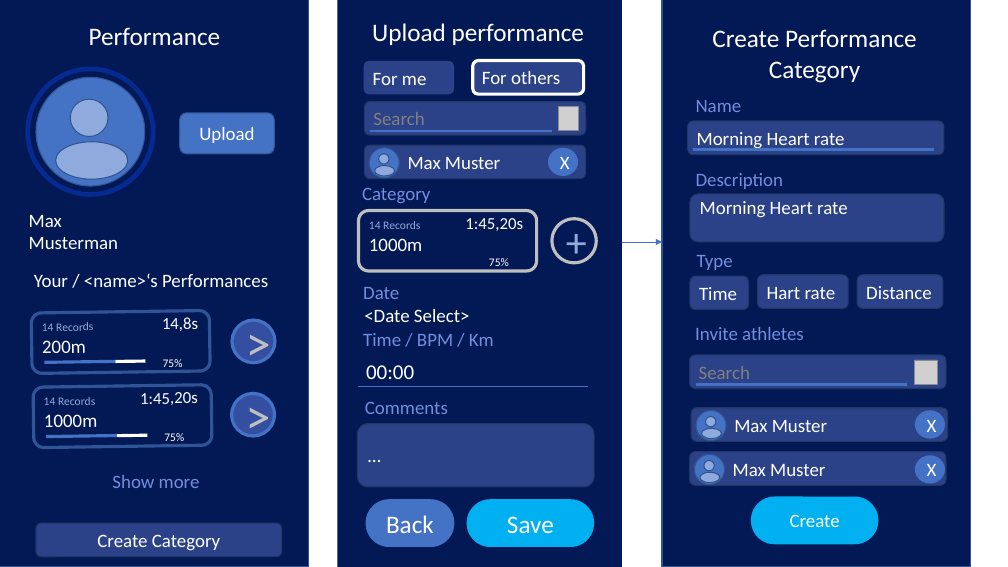
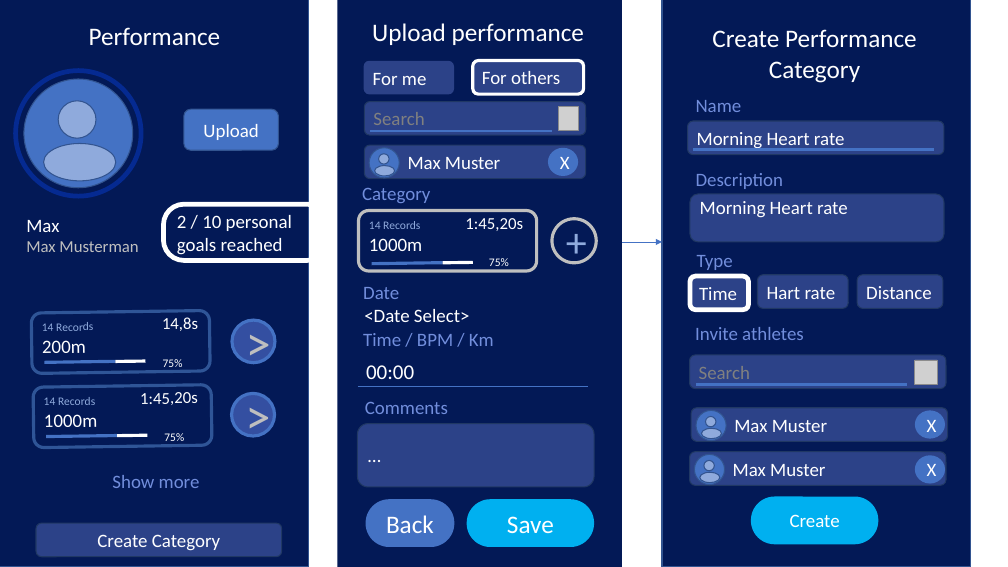
Before and after one commit to TimoLehnertz/roller-results.com, a slide deck: slide 1 of plans/PerformanceLayout.pptx. Drawn at 1008x567 pixels with LibreOffice and Linux fonts; fonts in the diff are those of the drawing; grey boxes stand for pictures. Boxes give left, top, right and bottom in pixels: in the first picture for what was removed or moved away, otherwise in the second. Text is boxed around its words. In the diff, an @@ line names an element or a change of style, - is before the commit and + after.

```diff
--- a/plans/PerformanceLayout.pptx
+++ b/plans/PerformanceLayout.pptx
@@ 4 ellipses: place and size @@
-4 ellipses at box(28, 69, 154, 194)
+4 ellipses at box(16, 70, 141, 196)
@@ rounded rectangle "Upload": place and size @@
-rounded rectangle "Upload" at box(180, 113, 274, 154)
+rounded rectangle "Upload" at box(184, 109, 278, 150)
@@ rounded rectangle added at box(163, 204, 327, 260), outline #FFFFFF 4.5 pt, 18 pt, text #FFFFFF @@
+2 / 10 personal goals reached
@@ text at box(26, 241, 138, 252): text changed; size 18 to 16 pt; text colour #FFFFFF to #BFBFBF @@
-Musterman
+Max Musterman
@@ line added from (371, 264) to (442, 262), #4472C4 3 pt @@
@@ line added from (442, 263) to (473, 262), #FFFFFF 3 pt @@
@@ text removed at box(34, 273, 268, 287) @@
-Your / <name>‘s Performances
@@ rounded rectangle "Time" at box(690, 276, 749, 310): outline #203864 1 pt to #FFFFFF 4.5 pt @@
```
Also in this commit, not shown: 3 other slides changed, 2 slides added, 1 slide removed, 25 other files.
